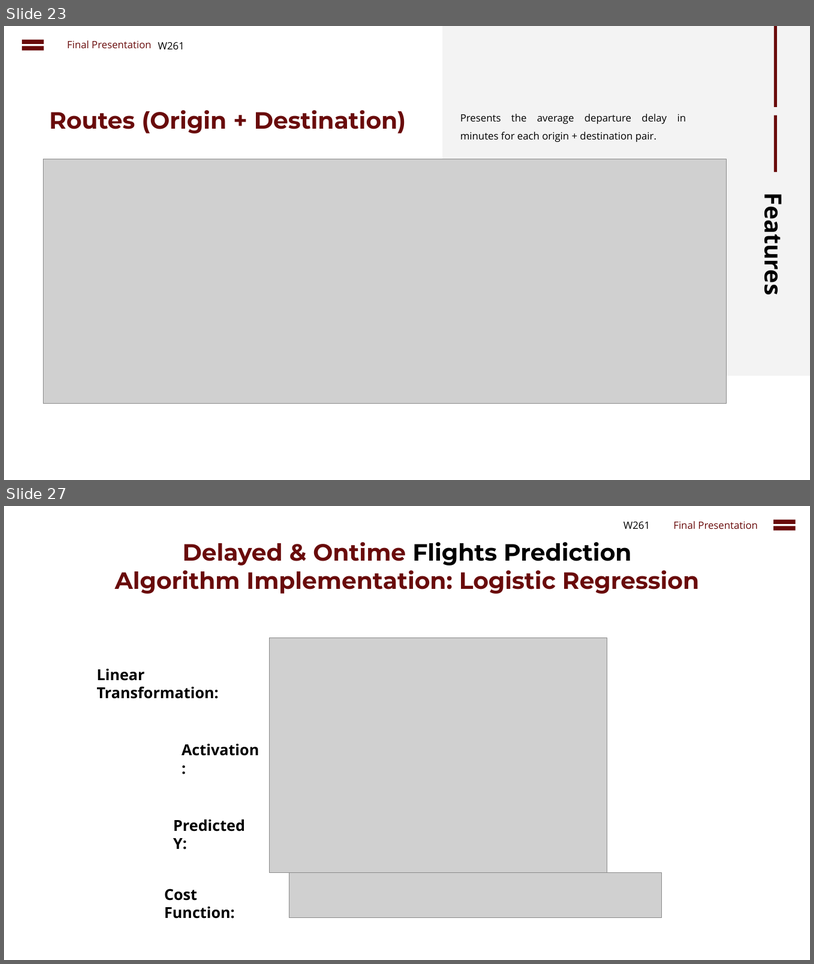
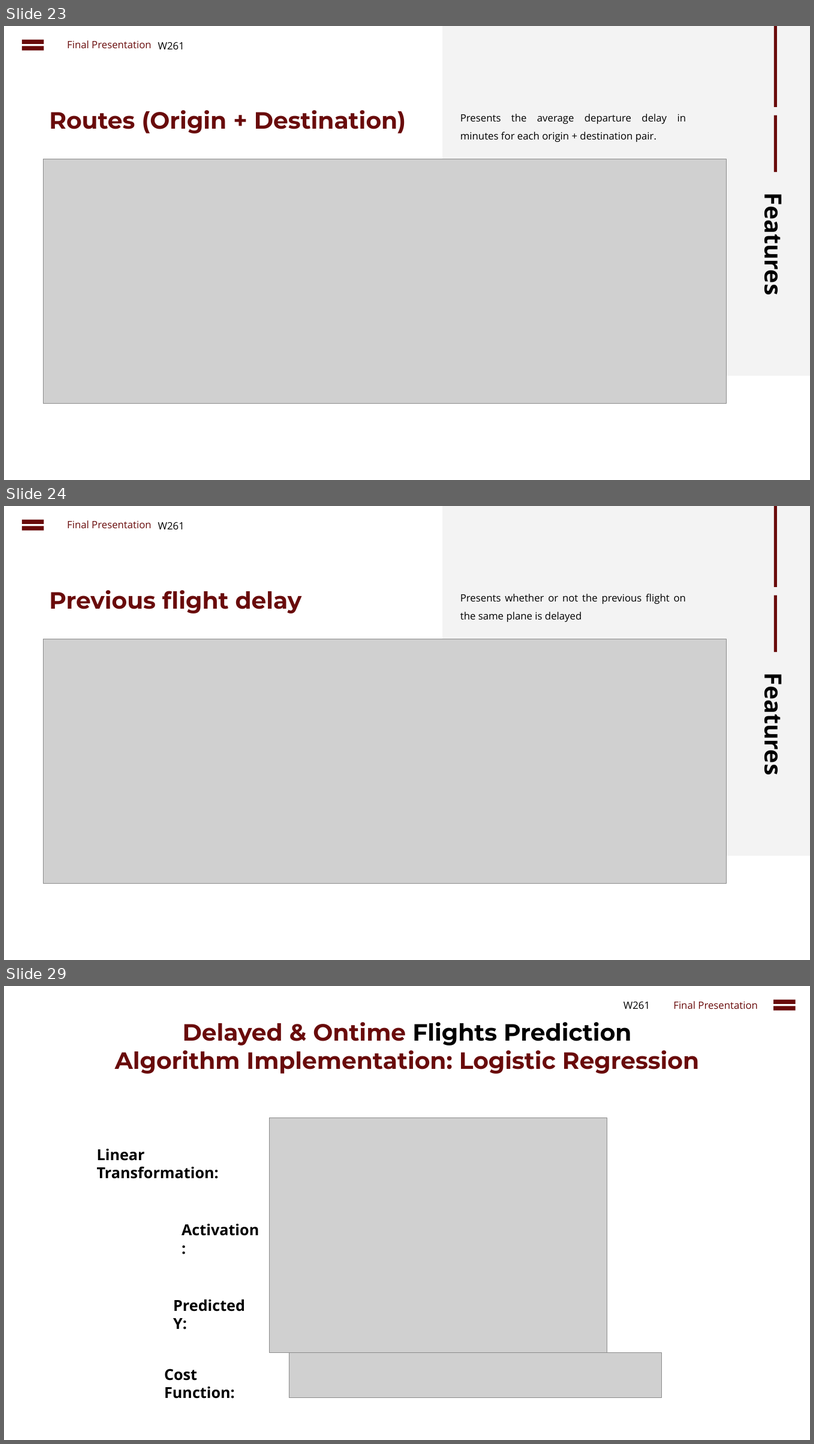
Before and after one commit to cbenge509/flightsontime, a slide deck: presentation/Delayed Flights Prediction - Final.pptx. Shown one above the other, each under a label of ours: slides 23 and 27 before the commit, slides 23, 24 and 29 after it; the slides between them are not shown. The pictures are 814x964 and 814x1444 pixels, drawn with LibreOffice and Linux fonts; fonts in the diff are those of the drawing; grey boxes stand for pictures. Boxes give left, top, right and bottom in pixels: in the first picture for what was removed or moved away, otherwise in the second. Text is boxed around its words. In the diff, an @@ line names an element or a change of style, - is before the commit and + after.

```diff
--- a/presentation/Delayed Flights Prediction - Final.pptx
+++ b/presentation/Delayed Flights Prediction - Final.pptx
@@ slide 24 added at [4,506,810,960], background #FFFFFF; not listed: 1 template element that a slide beside it also shows @@
@@ math equal added at [18,516,48,534], fill #690B0B @@
@@ text added at [67,520,152,528], 12 pt, text #690B0B @@
+Final Presentation
@@ text added at [158,522,185,529], 12 pt, text #000000 @@
+W261
@@ rectangle added at [775,506,778,587], fill #690B0B @@
@@ text added at [49,590,302,613], 28 pt, text #690B0B, bold @@
+Previous flight delay
@@ text added at [461,594,686,622], 12 pt, text #000000 @@
+Presents whether or not the previous flight on the same plane is delayed
@@ rectangle added at [775,595,778,652], fill #690B0B @@
@@ picture added at [44,639,727,883] @@
@@ text added at [758,683,790,772], 28 pt, text #000000, bold @@
+Features
@@ what was slide 27 is now slide 29 @@
```
Also in this commit, not shown: 5 slides changed, 2 other slides added.
